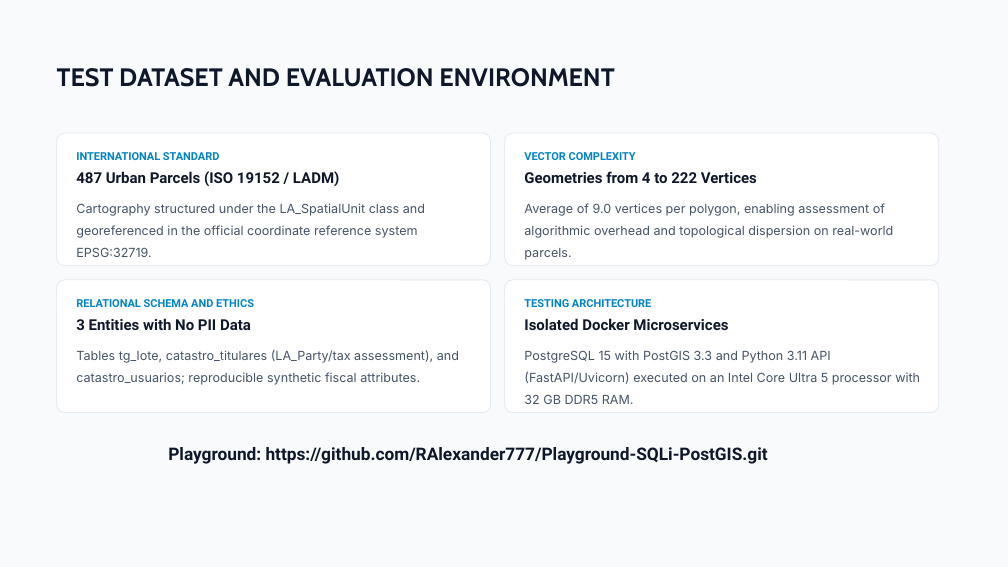
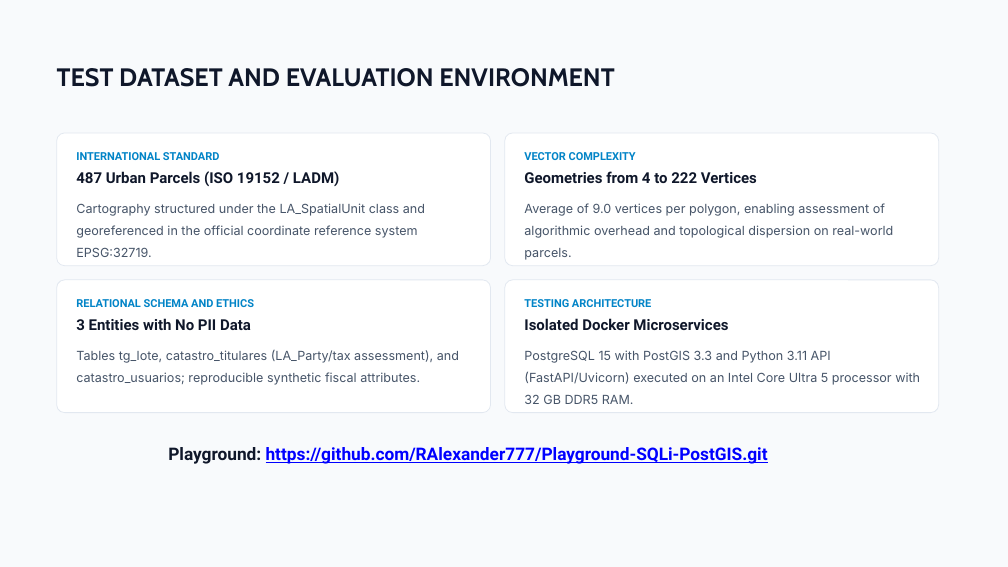
Before and after one commit to RAlexander777/Playground-SQLi-PostGIS, a slide deck: slide 3 of Evaluation of Spatial SQL Injection in PostGIS.pptx. Drawn at 1008x567 pixels with LibreOffice and Linux fonts; fonts in the diff are those of the drawing. Boxes give left, top, right and bottom in pixels: in the first picture for what was removed or moved away, otherwise in the second. Text is boxed around its words. In the diff, an @@ line names an element or a change of style, - is before the commit and + after.

```diff
--- a/Evaluation of Spatial SQL Injection in PostGIS.pptx
+++ b/Evaluation of Spatial SQL Injection in PostGIS.pptx
@@ text "Playground: https://github.com/RAlexander777/Playground-SQLi ..." at <box>168,447,768,464</box>: text colour #0F172A to #0000FF, underline on in "https://github.com/RAlexander777/Playground-SQLi-PostGIS.git" @@
```
Also in this commit, not shown: 3 other slides changed, 3 other files.
